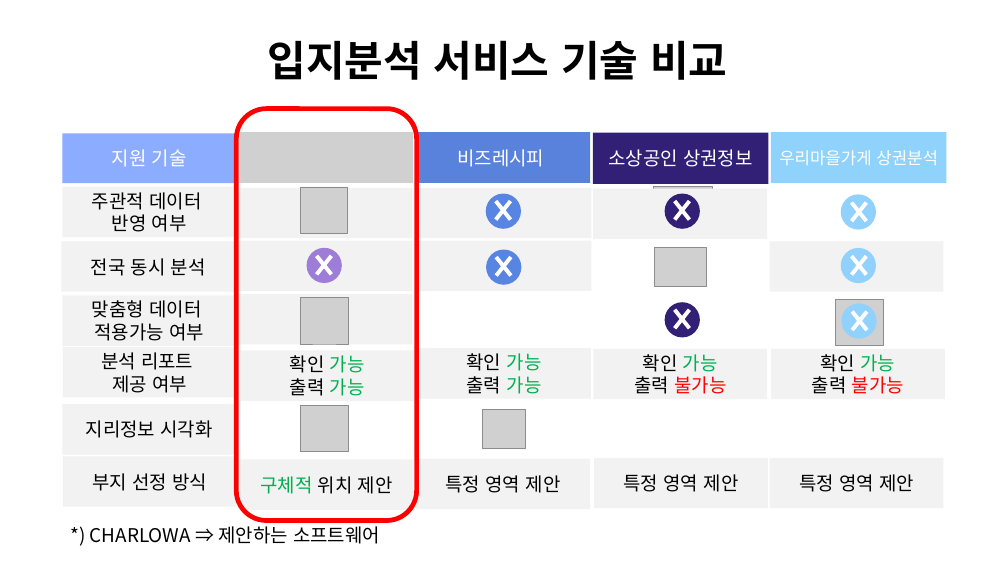
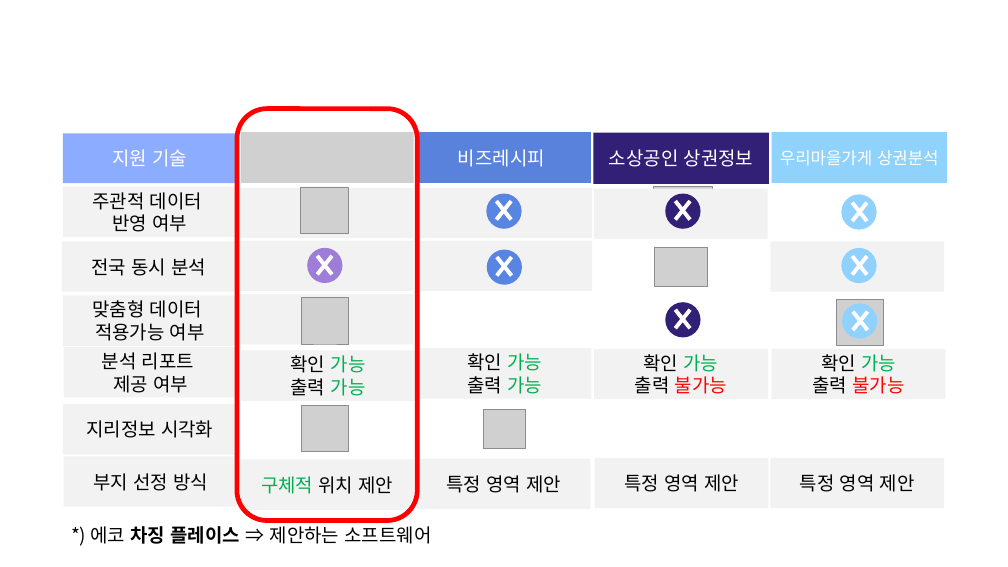
Before and after one commit to jhparkland/Green-Car-Charging-Station-Site-Selection, a slide deck: slide 1 of 제안서 이미지/타서비스와 차이점.pptx. Drawn at 1008x567 pixels with LibreOffice and Linux fonts; fonts in the diff are those of the drawing; grey boxes stand for pictures; background and template pictures are left out. Boxes give left, top, right and bottom in pixels: in the first picture for what was removed or moved away, otherwise in the second. Text is boxed around its words. In the diff, an @@ line names an element or a change of style, - is before the commit and + after.

```diff
--- a/제안서 이미지/타서비스와 차이점.pptx
+++ b/제안서 이미지/타서비스와 차이점.pptx
@@ text removed at box(268, 40, 727, 80) @@
-입지분석 서비스 기술 비교
@@ text at box(90, 522, 431, 544): text changed @@
-*) CHARLOWA ⇒ 제안하는 소프트웨어
+*) 에코 차징 플레이스 ⇒ 제안하는 소프트웨어
```
Also in this commit, not shown: 21 other files.
